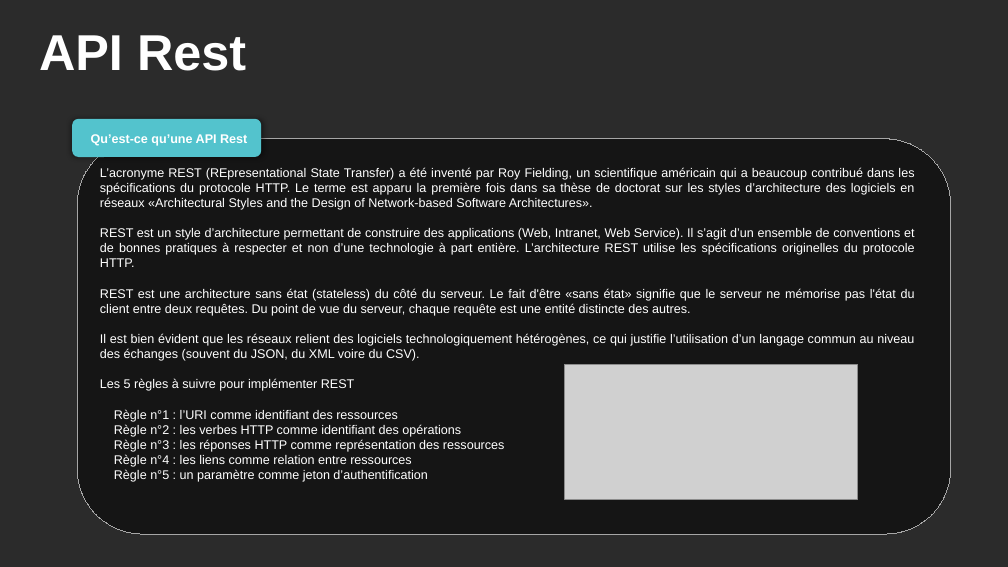
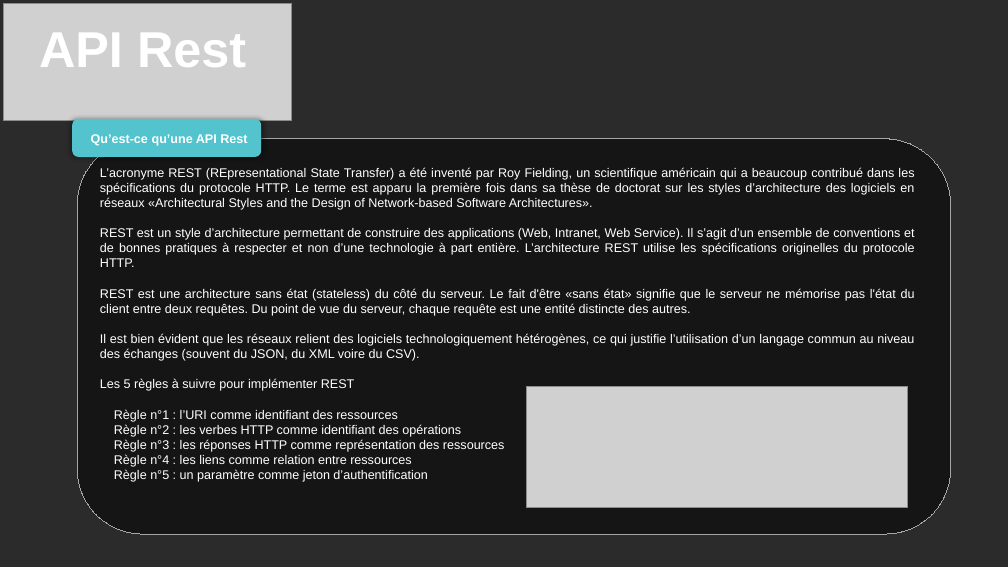
Before and after one commit to Mario-35/api-prestentation, a slide deck: slide 12 of prestentation.pptx (slide 13 before the commit). Drawn at 1008x567 pixels with LibreOffice and Linux fonts; fonts in the diff are those of the drawing; grey boxes stand for pictures; background and template pictures are left out; a plain dark background stands for a picture behind light text. Boxes give left, top, right and bottom in pixels: in the first picture for what was removed or moved away, otherwise in the second. Text is boxed around its words. In the diff, an @@ line names an element or a change of style, - is before the commit and + after.

```diff
--- a/prestentation.pptx
+++ b/prestentation.pptx
@@ picture added at bbox=[4, 4, 291, 120] @@
@@ text "API Rest": place and size @@
-text "API Rest" at bbox=[39, 35, 246, 71]
+text "API Rest" at bbox=[39, 33, 246, 67]
@@ picture: place and size @@
-picture at bbox=[565, 364, 858, 499]
+picture at bbox=[527, 386, 908, 508]
```
Also in this commit, not shown: 10 other slides changed, 6 slides added, 2 slides removed, 19 other files.
